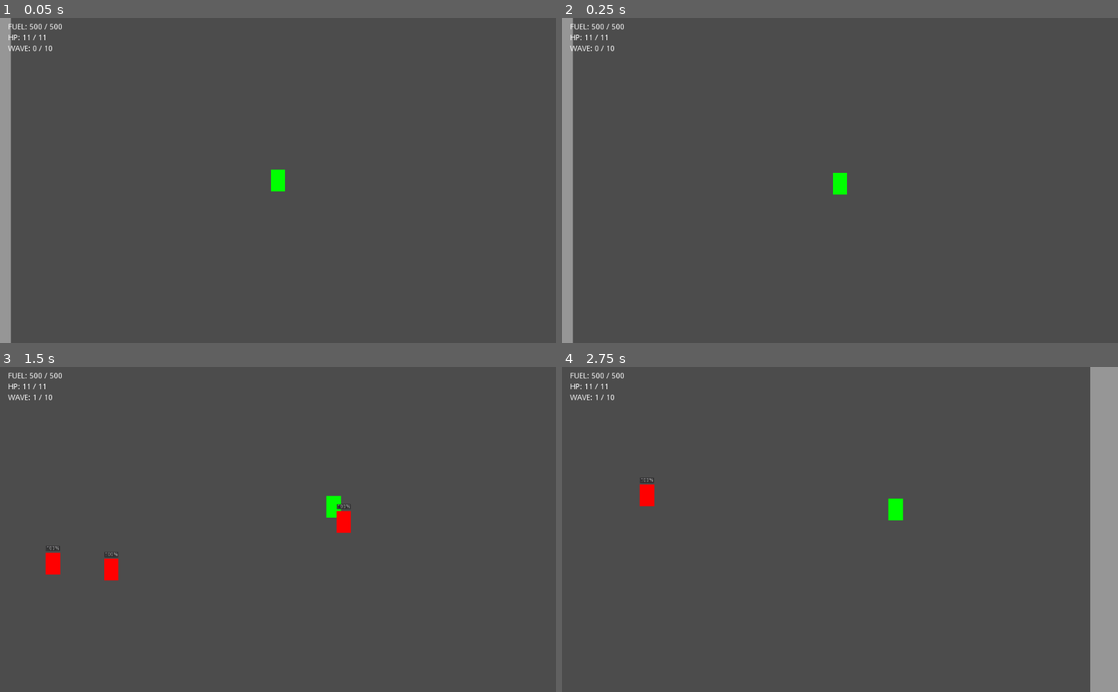
Above: before the commit, frames 1-4 (two rows, left to right).
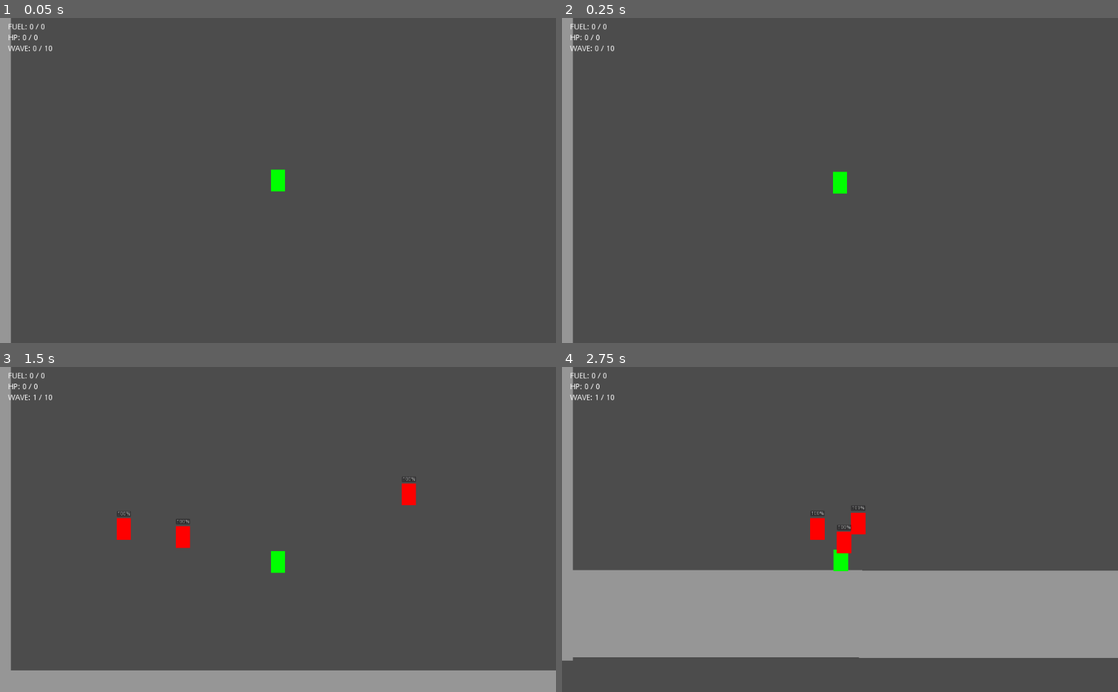
Above: after the commit, the same moments.

Repository: deengames/abu-hamid-x
Game: Godot game, scene res://prototype/Main.tscn
The game is run twice, just before and just after one commit, with the same random seed, the same clock (stepped at 60 frames per second) and the same inputs.
Inputs (mouse positions are in pixels of both pictures, inside the frame that each line leads up to):
- Up to frame 1 (0.05 s): no input
- Up to frame 2 (0.25 s): no input
- Up to frame 3 (1.5 s): tap Enter at 0.5 s; move the mouse to (400, 513) at 0.52 s; hold D (move_right) 0.53-1.28 s; click (400, 513) at 0.6 s; tap Space (jump) at 0.77 s; move the mouse to (166, 545) at 1.27 s; hold S (move_down) from 1.28 s (still down); click (166, 545) at 1.35 s
- Up to frame 4 (2.75 s): tap Space (jump) at 1.52 s; move the mouse to (895, 458) at 2.02 s; release S (move_down) at 2.03 s; hold D (move_right) from 2.03 s (still down); hold Shift (boost) from 2.03 s (still down); click (895, 458) at 2.3 s

The runs differ from the first frame. In frame 1, less than 0.1% of the frame differs, in the area x 4-12%, y 1-7%; in frame 2, 0.1%; in frame 3, 10%; in frame 4, 32%, in the area x 0-100%, y 0-100%.
Error after the commit: Parse Error: The identifier "config" isn't declared in the current scope. (res://prototype/Character/Player/Player.gd:57)

Commit message:
Better flying attacks

Diff:
--- a/prototype/Character/Player/Player.gd
+++ b/prototype/Character/Player/Player.gd
@@ -12,6 +12,7 @@
 export (float) var health_regen_per_second = 0.5
 export (int) var num_attacks_to_fly = 3
 export (float) var flying_impulse_velocity = 4500
+export (float) var flying_attack_min_velocity = 600
 
 signal fuel_change(new_fuel, max_fuel)
 signal health_change(new_hp, max_hp)
@@ -53,15 +54,14 @@
 		sword.rotation = starting_angle
 		sword.swing_to(target_angle)
 
-		if global.config.flying_attacks == true and self.facing in ["left", "right"]:
-			var vx = flying_impulse_velocity
-			if self.facing == "left":
-				vx = vx * -1
-
-			self.attack_number += 1
-			self.attack_number = self.attack_number % num_attacks_to_fly
-			if self.attack_number == 0:
-				self.apply_impulse(Vector2(0, 0), Vector2(vx, 0))
+		if config.flyingAttacks == true and linear_velocity.length() > flying_attack_min_velocity:
+			attack_number += 1
+			attack_number = attack_number % num_attacks_to_fly
+			if attack_number == 0:
+				self.apply_impulse(
+					Vector2(0, 0),
+					Vector2(flying_impulse_velocity, 0).rotated(linear_velocity.angle())
+				)
 
 
 func _on_sword_finish_swing():
--- a/prototype/Main.tscn
+++ b/prototype/Main.tscn
@@ -87,7 +87,9 @@
 [node name="Player" parent="." index="1" instance=ExtResource( 3 )]
 
 position = Vector2( 520, 240 )
-_sections_unfolded = [ "Collision" ]
+num_attacks_to_fly = 3
+flying_impulse_velocity = 4500
+flying_attack_min_velocity = 600
 
 [node name="WaveSpawnTimer" type="Timer" parent="." index="2"]
 
